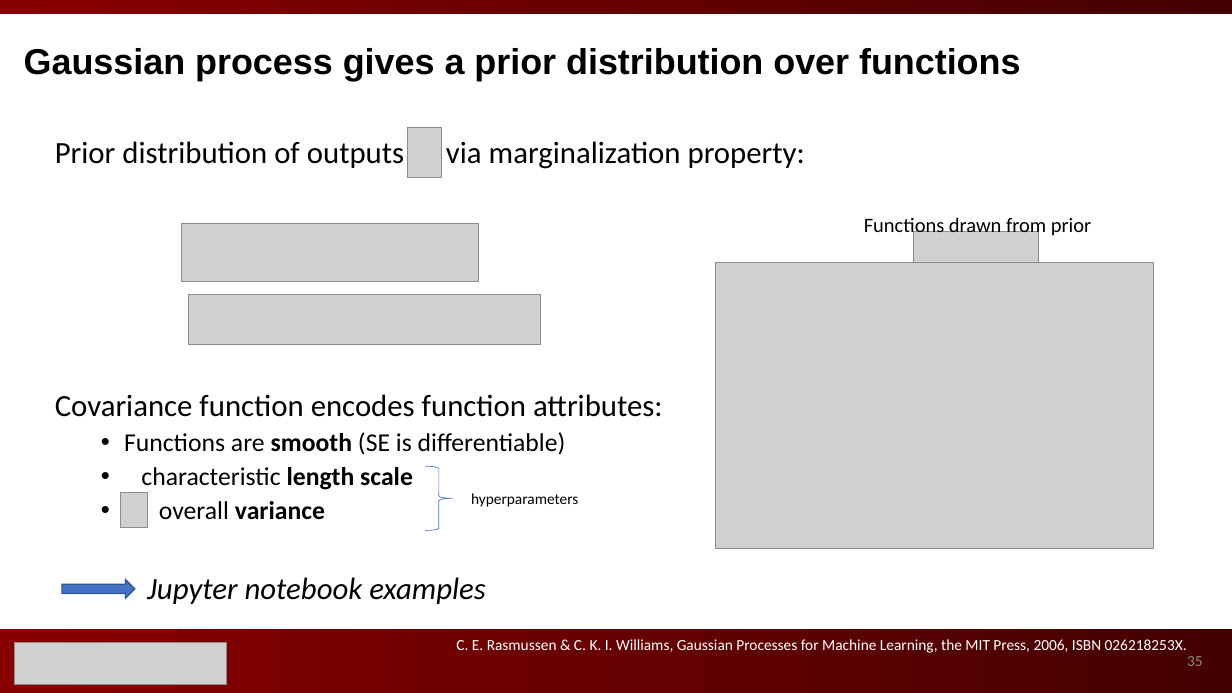
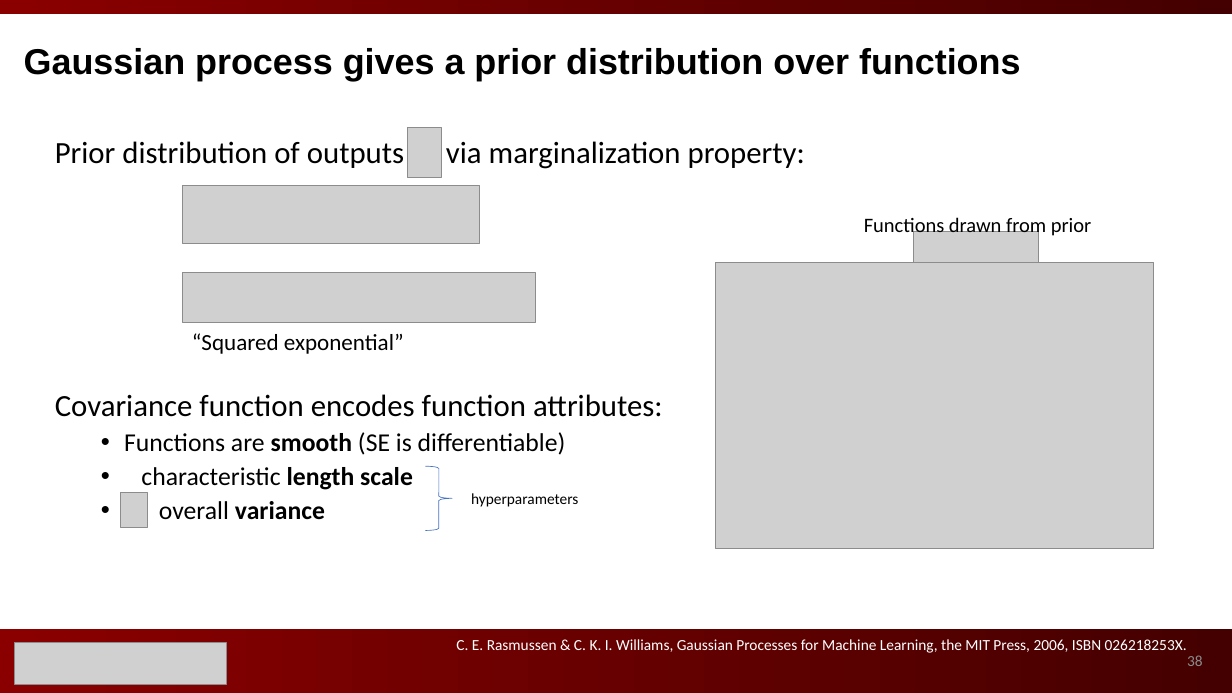
Before and after one commit to ks8/machine-learning-for-structure, a slide deck: slide 38 of Gaussian Processes for Machine Learning 3.pptx (slide 35 before the commit). Drawn at 1232x693 pixels with LibreOffice and Linux fonts; fonts in the diff are those of the drawing; grey boxes stand for pictures; background and template pictures are left out. Boxes give left, top, right and bottom in pixels: in the first picture for what was removed or moved away, otherwise in the second. Text is boxed around its words. In the diff, an @@ line names an element or a change of style, - is before the commit and + after.

```diff
--- a/Gaussian Processes for Machine Learning 3.pptx
+++ b/Gaussian Processes for Machine Learning 3.pptx
@@ picture: place and size @@
-picture at [182,224,479,282]
+picture at [183,185,480,243]
@@ picture: place and size @@
-picture at [189,295,542,345]
+picture at [183,273,536,323]
@@ text added at [192,333,404,354], 18 pt, text #000000 @@
+“Squared exponential”
@@ right arrow removed at [62,579,135,598] @@
@@ text at [147,577,486,604]: paragraph removed @@
-Jupyter notebook examples
@@ page number at [1187,655,1203,666]: text changed @@
-35
+38
```
Also in this commit, not shown: 7 other slides changed, 10 slides added, 16 slides removed, 2 other files.
